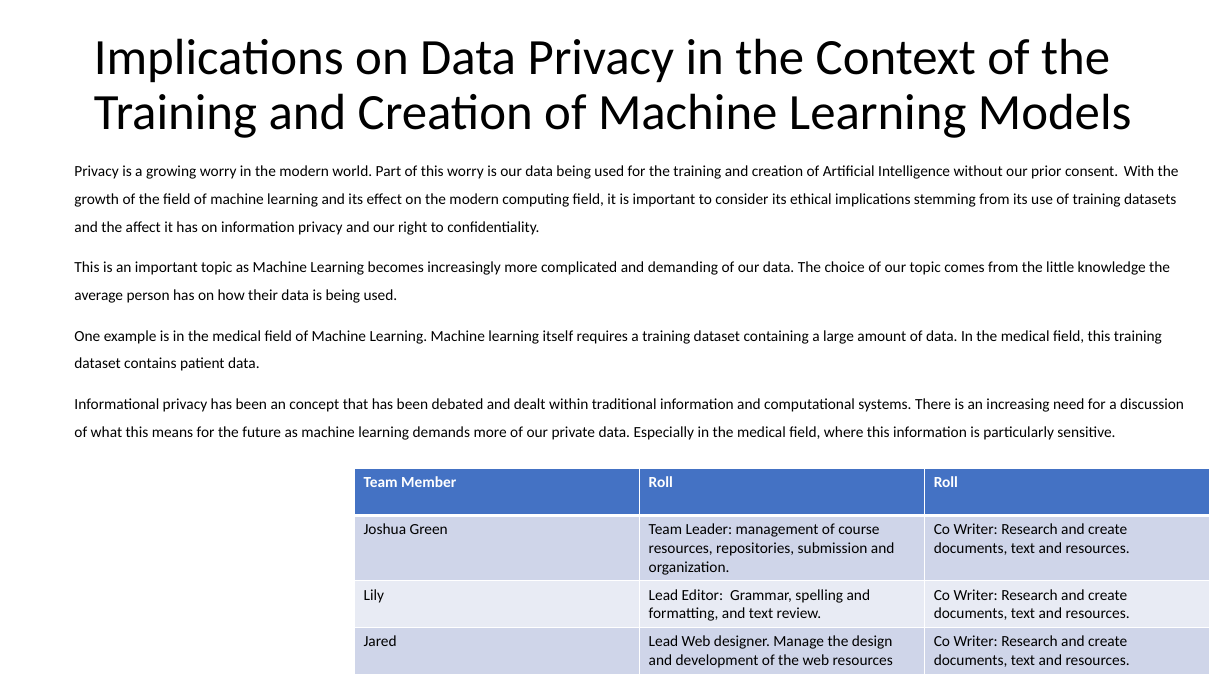
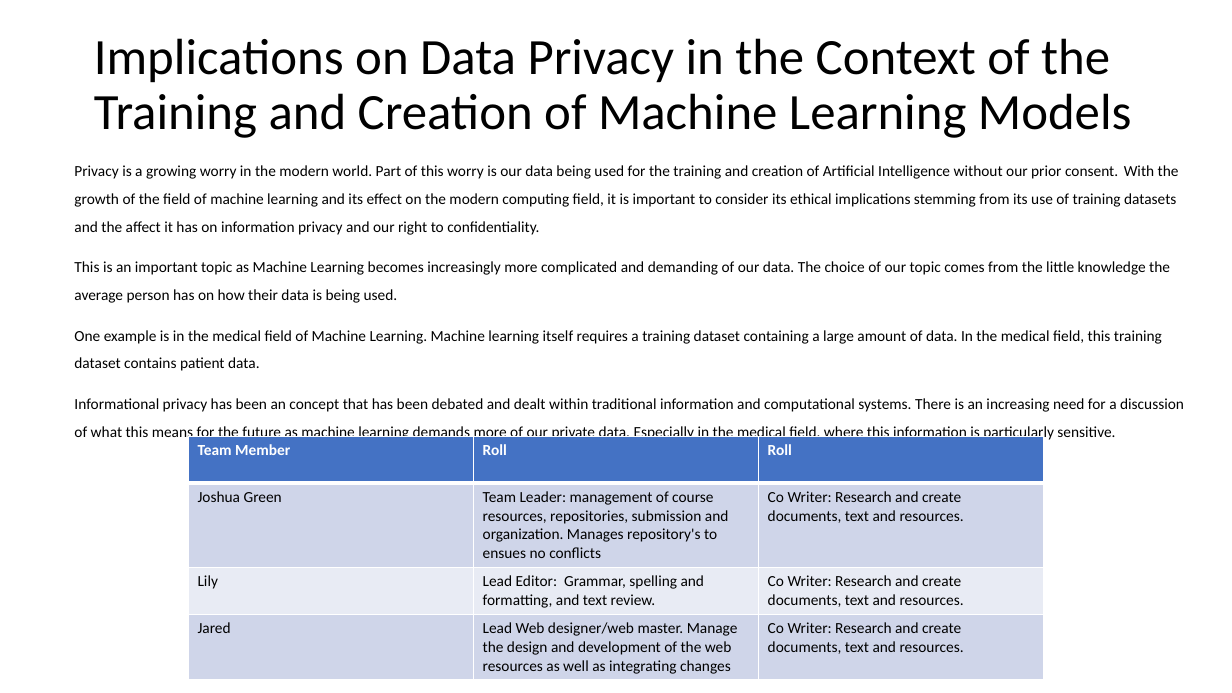
Before and after one commit to noclue-org/portfolio, a slide deck: slide 1 of Comp501_Stage3.pptx. Drawn at 1232x693 pixels with LibreOffice and Linux fonts; fonts in the diff are those of the drawing. Boxes give left, top, right and bottom in pixels: in the first picture for what was removed or moved away, otherwise in the second. Text is boxed around its words. In the diff, an @@ line names an element or a change of style, - is before the commit and + after.

Commit message:
Update job descriptons

```diff
--- a/Comp501_Stage3.pptx
+++ b/Comp501_Stage3.pptx
@@ table at (189,436,1045,678) @@
-row 2, column 2: Team Leader: management of course resources, repositories, submission and organization.
+row 2, column 2: Team Leader: management of course resources, repositories, submission and organization. Manages repository's to ensues no conflicts
-row 4, column 2: Lead Web designer. Manage the design and development of the web resources
+row 4, column 2: Lead Web designer/web master. Manage the design and development of the web resources as well as integrating changes
@@ table: place and size @@
-table at (354,469,1211,674)
+table at (189,436,1045,678)
```
